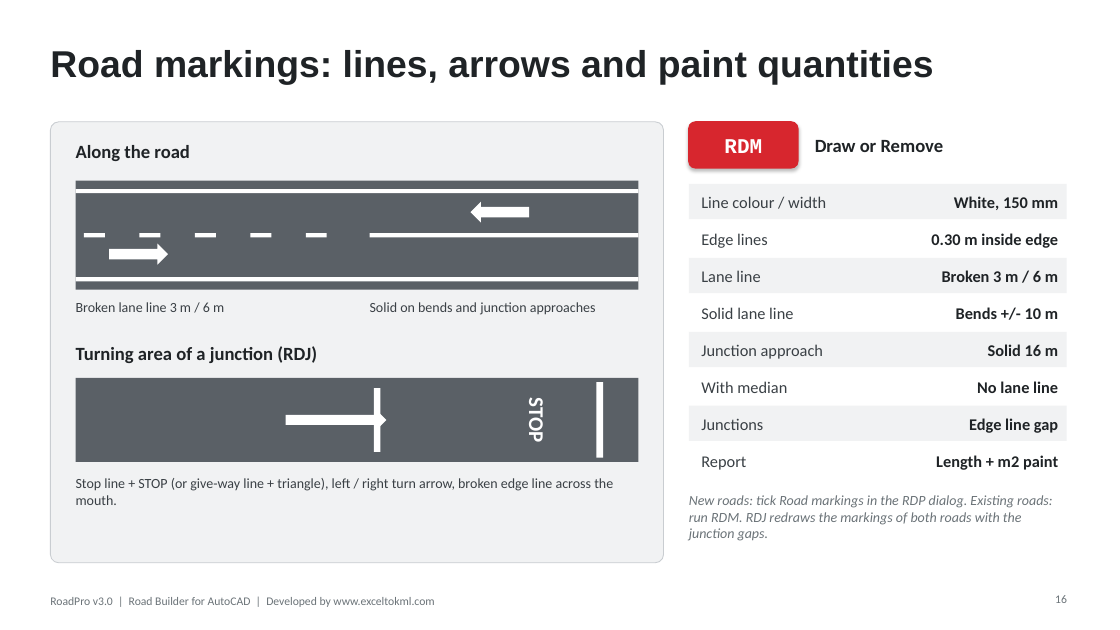
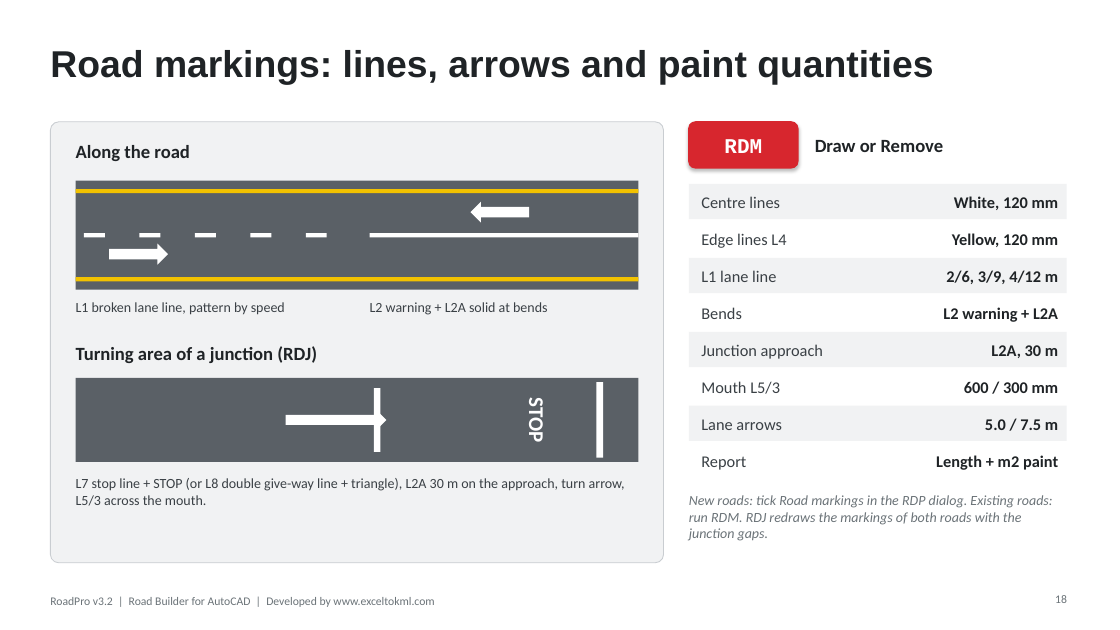
Before and after one commit to Asjad-Mehmood/KML-WEBSITE-, a slide deck: slide 18 of public/roadpro/RoadPro_User_Guide.pptx (slide 16 before the commit). Drawn at 1120x630 pixels with LibreOffice and Linux fonts; fonts in the diff are those of the drawing. Boxes give left, top, right and bottom in pixels: in the first picture for what was removed or moved away, otherwise in the second. Text is boxed around its words. In the diff, an @@ line names an element or a change of style, - is before the commit and + after.

```diff
--- a/public/roadpro/RoadPro_User_Guide.pptx
+++ b/public/roadpro/RoadPro_User_Guide.pptx
@@ rectangle at (76,189,639,193): fill #FFFFFF to #F2C200 @@
@@ text at (701,196,780,208): text changed @@
-Line colour / width
+Centre lines
@@ text at (954,196,1059,210): text changed @@
-White, 150 mm
+White, 120 mm
@@ text at (701,233,786,248): text changed @@
-Edge lines
+Edge lines L4
@@ text at (952,233,1059,247): text changed @@
-0.30 m inside edge
+Yellow, 120 mm
@@ rectangle at (76,277,639,281): fill #FFFFFF to #F2C200 @@
@@ text at (701,270,776,282): text changed @@
-Lane line
+L1 lane line
@@ text at (946,270,1058,284): text changed @@
-Broken 3 m / 6 m
+2/6, 3/9, 4/12 m
@@ text at (76,302,285,315): text changed @@
-Broken lane line 3 m / 6 m
+L1 broken lane line, pattern by speed
@@ text at (370,302,547,315): text changed @@
-Solid on bends and junction approaches
+L2 warning + L2A solid at bends
@@ text at (701,307,742,319): text changed @@
-Solid lane line
+Bends
@@ text at (943,307,1058,322): text changed @@
-Bends +/- 10 m
+L2 warning + L2A
@@ text at (991,345,1058,358): text changed @@
-Solid 16 m
+L2A, 30 m
@@ text at (701,381,780,394): text changed @@
-With median
+Mouth L5/3
@@ text at (964,382,1059,393): text changed @@
-No lane line
+600 / 300 mm
@@ text at (701,419,781,430): text changed @@
-Junctions
+Lane arrows
@@ text at (985,419,1058,430): text changed @@
-Edge line gap
+5.0 / 7.5 m
@@ text at (76,478,625,506): text changed @@
-Stop line + STOP (or give-way line + triangle), left / right turn arrow, broken edge line across the mouth.
+L7 stop line + STOP (or L8 double give-way line + triangle), L2A 30 m on the approach, turn arrow, L5/3 across the mouth.
@@ text at (50,597,434,607): text changed @@
-RoadPro v3.0 | Road Builder for AutoCAD | Developed by www.exceltokml.com
+RoadPro v3.2 | Road Builder for AutoCAD | Developed by www.exceltokml.com
```
Also in this commit, not shown: 18 other slides changed, 3 slides added, 22 other files.
